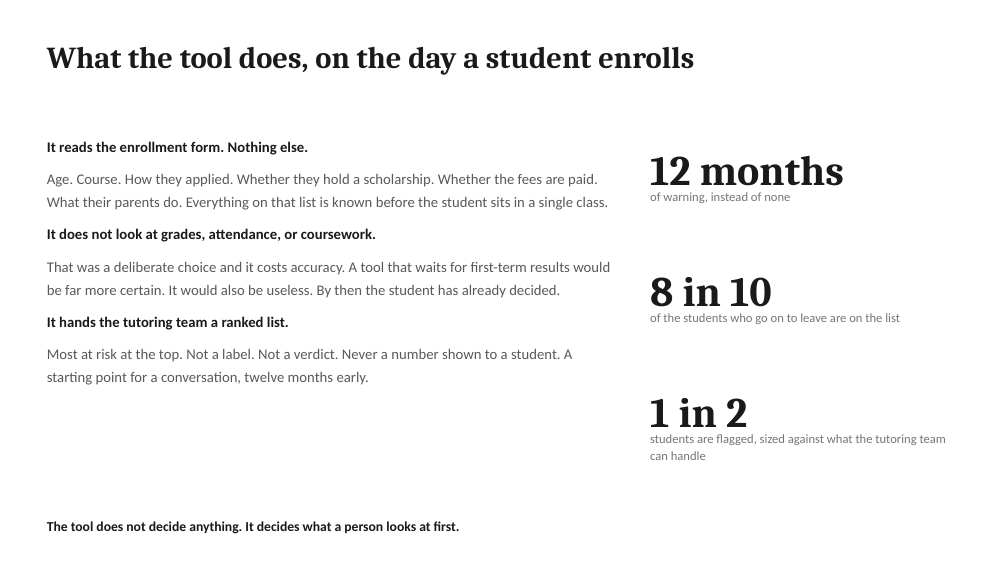
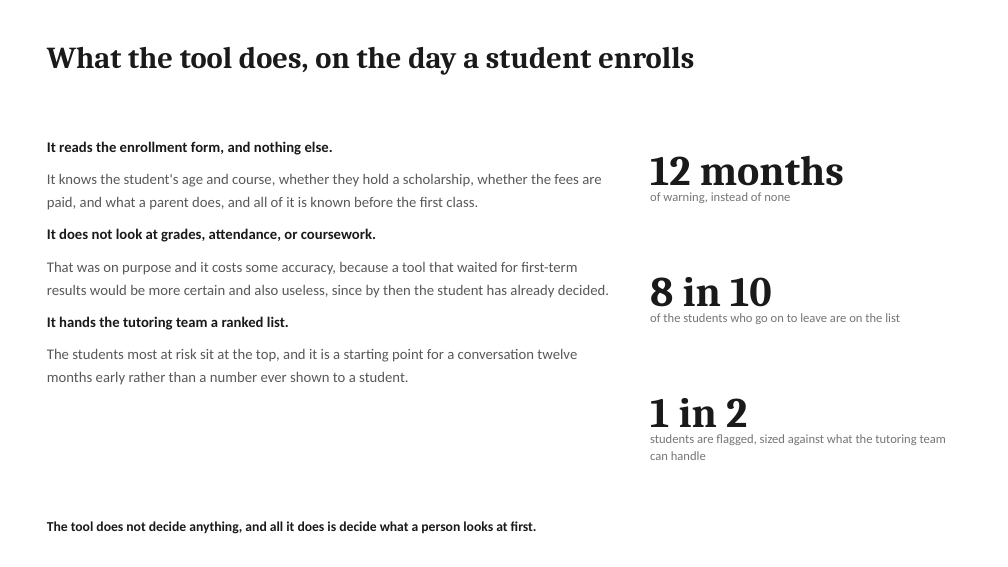
Before and after one commit to jeryldev/pgdaiml-capstone, a slide deck: slide 3 of presentations/business.pptx. Drawn at 1008x567 pixels with LibreOffice and Linux fonts; fonts in the diff are those of the drawing. Boxes give left, top, right and bottom in pixels: in the first picture for what was removed or moved away, otherwise in the second. Text is boxed around its words. In the diff, an @@ line names an element or a change of style, - is before the commit and + after.

```diff
--- a/presentations/business.pptx
+++ b/presentations/business.pptx
@@ text at (x1=47, y1=141, x2=601, y2=210): text changed @@
-It reads the enrollment form. Nothing else.
-Age. Course. How they applied. Whether they hold a scholarship. Whether the fees are paid. What their parents do. Everything on that list is known before the student sits in a single class.
+It reads the enrollment form, and nothing else.
+It knows the student's age and course, whether they hold a scholarship, whether the fees are paid, and what a parent does, and all of it is known before the first class.
@@ text at (x1=47, y1=262, x2=609, y2=298): text changed @@
-That was a deliberate choice and it costs accuracy. A tool that waits for first-term results would be far more certain. It would also be useless. By then the student has already decided.
+That was on purpose and it costs some accuracy, because a tool that waited for first-term results would be more certain and also useless, since by then the student has already decided.
@@ text at (x1=47, y1=349, x2=577, y2=385): text changed @@
-Most at risk at the top. Not a label. Not a verdict. Never a number shown to a student. A starting point for a conversation, twelve months early.
+The students most at risk sit at the top, and it is a starting point for a conversation twelve months early rather than a number ever shown to a student.
@@ text at (x1=47, y1=521, x2=537, y2=534): text changed @@
-The tool does not decide anything. It decides what a person looks at first.
+The tool does not decide anything, and all it does is decide what a person looks at first.
```
Also in this commit, not shown: 8 other slides changed, 9 other files.
